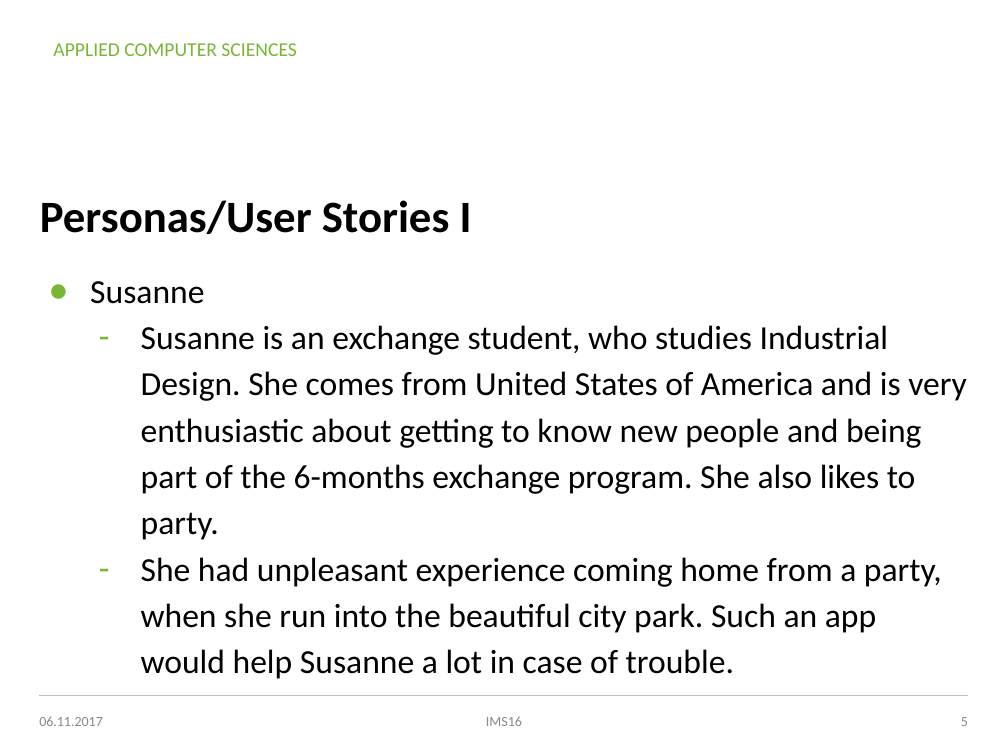
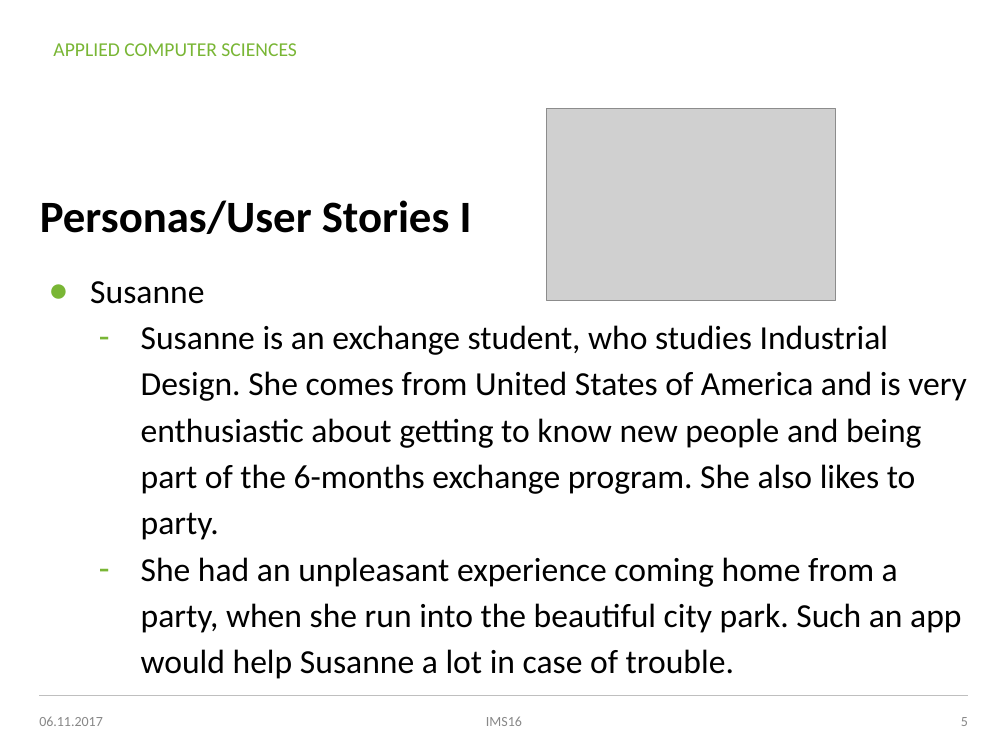
Before and after one commit to MICSTI/emergency-alerter-ios, a slide deck: slide 5 of presentations/01_idea_emergency_alerter.pptx. Drawn at 1008x756 pixels with LibreOffice and Linux fonts; fonts in the diff are those of the drawing; grey boxes stand for pictures; background and template pictures are left out. Boxes give left, top, right and bottom in pixels: in the first picture for what was removed or moved away, otherwise in the second. Text is boxed around its words. In the diff, an @@ line names an element or a change of style, - is before the commit and + after.

Commit message:
Add persona to presentation

```diff
--- a/presentations/01_idea_emergency_alerter.pptx
+++ b/presentations/01_idea_emergency_alerter.pptx
@@ picture added at [547, 108, 836, 300] @@
@@ text at [141, 557, 961, 679]: text changed @@
-– She had unpleasant experience coming home from a party, when she run into the beautiful city park. Such an app would help Susanne a lot in case of trouble.
+– She had an unpleasant experience coming home from a party, when she run into the beautiful city park. Such an app would help Susanne a lot in case of trouble.
```
Also in this commit, not shown: 1 other slide changed.
